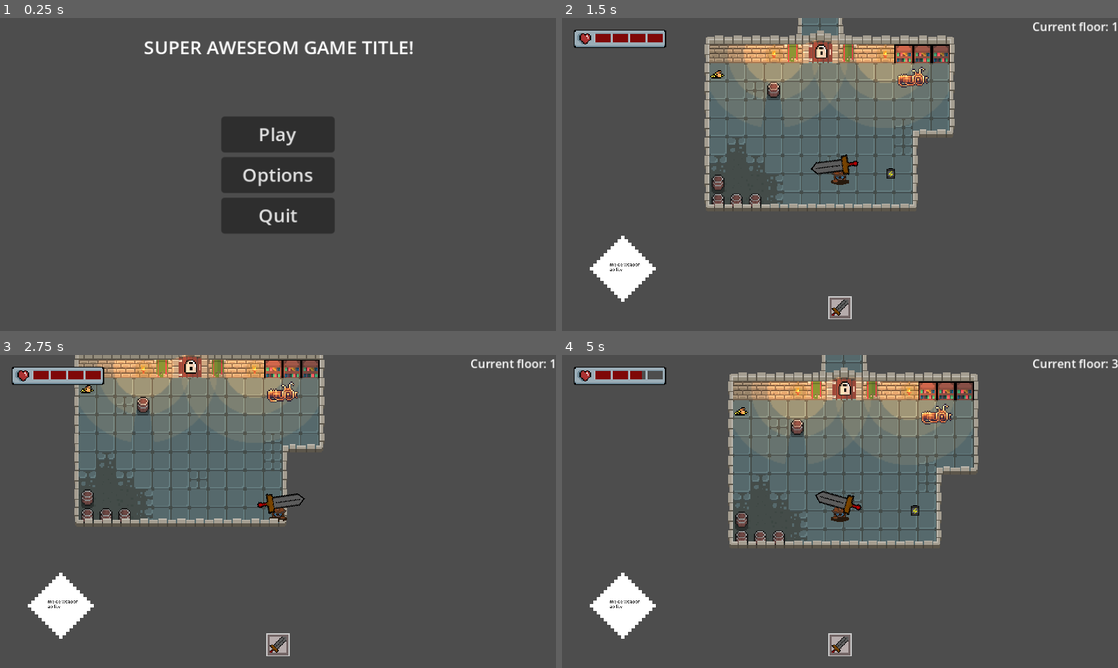
Above: before the commit, frames 1-4 (two rows, left to right).
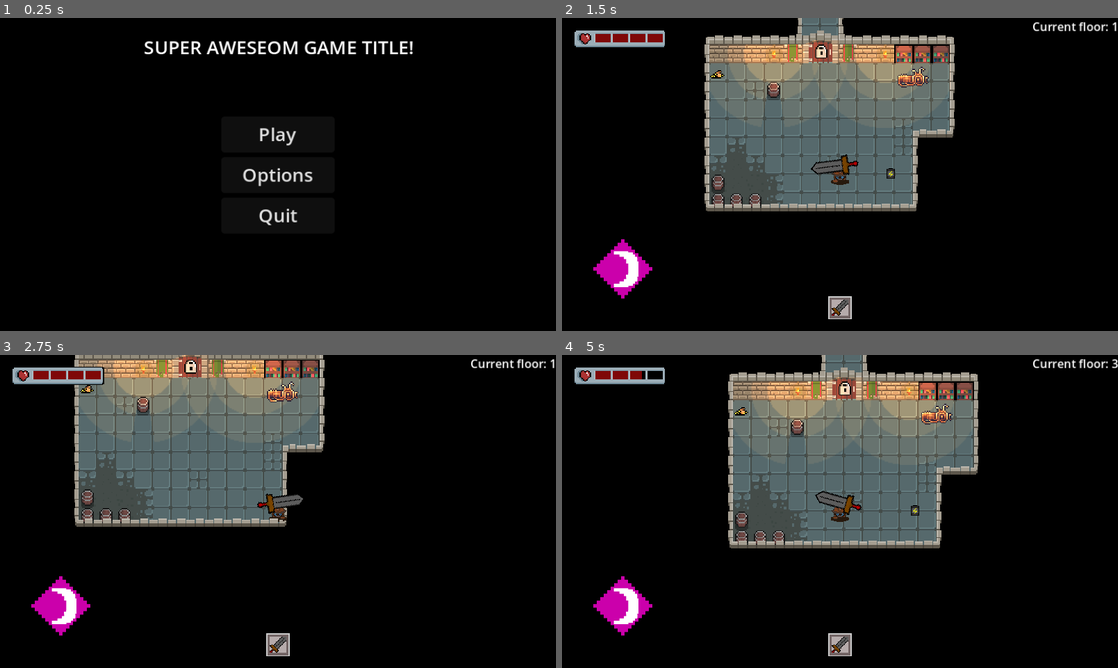
Above: after the commit, the same moments.

Repository: TahyatA/CSCourseworkI3
Game: Godot game, scene res://GUI/main_menu.tscn
Two runs of this game, one before a commit and one after it. Both use one fixed random seed, a clock stepped at 60 frames per second and the inputs below.
Inputs (mouse positions are in pixels of both pictures, inside the frame that each line leads up to):
- Up to frame 1 (0.25 s): no input
- Up to frame 2 (1.5 s): click "Play" at 0.5 s; tap Enter at 1.25 s; move the mouse to (962, 158) at 1.27 s; hold Right (ui_right) from 1.28 s (still down)
- Up to frame 3 (2.75 s): move the mouse to (166, 527) at 2.02 s; release Right (ui_right) at 2.03 s; hold Down (ui_down) from 2.03 s (still down)
- Up to frame 4 (5 s): tap R (reset) at 2.75, 4.9 s; move the mouse to (895, 442) at 2.77 s; release Down (ui_down) at 2.78 s; hold Right (ui_right) 2.78-3.53 s; move the mouse to (812, 574) at 3.52 s; hold Up (ui_up) 3.53-4.28 s; move the mouse to (1006, 558) at 4.27 s; hold Left (ui_left) from 4.28 s (still down)

The runs differ from the first frame. In frame 1, 99% of the frame differs, in the area x 0-100%, y 0-100%; in frame 2, 74%; in frame 3, 76%; in frame 4, 74%.

Commit message:
coursework working release 1.0
everything works now, icons fixed and rooms generated. this is the working release

Diff:
--- a/cscourseworki3/Characters/Player/PlayerFSM.gd
+++ b/cscourseworki3/Characters/Player/PlayerFSM.gd
@@ -42,7 +42,7 @@
 			play_sound("res://SFX/hurt2.mp3")
 			parent.cancel_attack()
 		states.dead:
-
 			play_sound("res://SFX/deathsfx.mp3")
 			animation_player.play("dead")
+			SceneTransistor.start_transition_to("res://GUI/defeat.tscn")
 			parent.cancel_attack()
--- /dev/null
+++ b/cscourseworki3/GUI/defeat.tscn
@@ -0,0 +1,37 @@
+[gd_scene load_steps=2 format=3 uid="uid://bhsdw1ufhf8r4"]
+
+[ext_resource type="Script" path="res://GUI/endgamescreen.gd" id="1_vrcfc"]
+
+[node name="VictoryScreen" type="Control"]
+layout_mode = 3
+anchors_preset = 15
+anchor_right = 1.0
+anchor_bottom = 1.0
+grow_horizontal = 2
+grow_vertical = 2
+script = ExtResource("1_vrcfc")
+
+[node name="VBoxContainer" type="VBoxContainer" parent="."]
+layout_mode = 1
+anchors_preset = 8
+anchor_left = 0.5
+anchor_top = 0.5
+anchor_right = 0.5
+anchor_bottom = 0.5
+offset_left = -20.0
+offset_top = -20.0
+offset_right = 20.0
+offset_bottom = 20.0
+grow_horizontal = 2
+grow_vertical = 2
+
+[node name="DefeatLabel" type="Label" parent="VBoxContainer"]
+layout_mode = 2
+size_flags_horizontal = 4
+text = "You died!"
+
+[node name="BackToMenu" type="Button" parent="VBoxContainer"]
+layout_mode = 2
+text = "Back to menu"
+
+[connection signal="pressed" from="VBoxContainer/BackToMenu" to="." method="_on_back_to_menu_pressed"]
--- a/cscourseworki3/GUI/victory.tscn
+++ b/cscourseworki3/GUI/victory.tscn
@@ -1,6 +1,6 @@
 [gd_scene load_steps=2 format=3 uid="uid://b5exda1hdprdd"]
 
-[ext_resource type="Script" path="res://GUI/victory.gd" id="1_nstl0"]
+[ext_resource type="Script" path="res://GUI/endgamescreen.gd" id="1_nstl0"]
 
 [node name="VictoryScreen" type="Control"]
 layout_mode = 3
--- a/cscourseworki3/Rooms/Room2.tscn
+++ b/cscourseworki3/Rooms/Room2.tscn
@@ -12,7 +12,7 @@
 layer_0/tile_data = PackedInt32Array(196612, 196648, 1, 262148, 196648, 1, 327684, 196648, 1, 393220, 196648, 1, 458756 …(2139 unchanged characters)…
 
 [node name="TileMap2" parent="." index="1"]
-layer_0/tile_data = PackedInt32Array(720900, 131112, 7, 720901, 131112, 7, 720902, 131112, 7, 720905, 131112, 7, 720906, 131112, 7, 720907, 131112, 7, 7, 458792, 6, 8, 524328, 6)
+layer_0/tile_data = PackedInt32Array(720900, 131112, 7, 720901, 131112, 7, 720902, 131112, 7, 720905, 131112, 7, 720906, 131112, 7, 720907, 131112, 7)
 
 [node name="FurnitureTileMap" parent="." index="2"]
 layer_0/tile_data = PackedInt32Array(655365, 65576, 0, 655370, 65576, 0, 196613, 65576, 0, 196618, 65576, 0, 393226, 65576, 0, 393221, 65576, 0)
--- a/cscourseworki3/Rooms/Room3.tscn
+++ b/cscourseworki3/Rooms/Room3.tscn
@@ -13,7 +13,7 @@
 layer_0/tile_data = PackedInt32Array(0, 7, 0, 1, 1, 0, 2, 1, 0, 3, 1, 0, 4, 1, 0, 5, 1, 0, 6, 1, 0, 7, 1, 0, 8, 1, 0, 9 …(3343 unchanged characters)…
 
 [node name="TileMap2" parent="." index="1"]
-layer_0/tile_data = PackedInt32Array(720898, 10, 0, 720899, 10, 0, 720900, 10, 0, 720901, 9, 0, 720904, 11, 0, 720905, 10, 0, 720906, 10, 0, 720907, 10, 0, 720908, 10, 0, 720909, 10, 0, 720910, 10, 0, 720911, 10, 0, 720912, 10, 0, 720913, 10, 0, 13, 37, 0, 14, 38, 0, 720897, 327720, 6)
+layer_0/tile_data = PackedInt32Array(720898, 10, 0, 720899, 10, 0, 720900, 10, 0, 720901, 9, 0, 720904, 11, 0, 720905, 10, 0, 720906, 10, 0, 720907, 10, 0, 720908, 10, 0, 720909, 10, 0, 720910, 10, 0, 720911, 10, 0, 720912, 10, 0, 720913, 10, 0, 720897, 327720, 6)
 
 [node name="Marker2D" type="Marker2D" parent="Entrance" index="0"]
 position = Vector2(104, 184)
--- a/cscourseworki3/Rooms/Room4.tscn
+++ b/cscourseworki3/Rooms/Room4.tscn
@@ -12,7 +12,7 @@
 layer_0/tile_data = PackedInt32Array(0, 7, 0, 1, 13, 0, 2, 17, 0, 3, 14, 0, 4, 12, 0, 5, 1, 0, 6, 1, 0, 7, 1, 0, 8, 1,  …(2902 unchanged characters)…
 
 [node name="TileMap2" parent="." index="1"]
-layer_0/tile_data = PackedInt32Array(262145, 9, 0, 327685, 7 …(496 unchanged characters)… 7512, 10, 0, 917513, 9, 0, 917516, 11, 0, 3, 38, 0, 2, 37, 0)
+layer_0/tile_data = PackedInt32Array(262145, 9, 0, 327685, 7 …(496 unchanged characters)… 7512, 10, 0, 917513, 9, 0, 917516, 11, 0)
 
 [node name="FurnitureTileMap" parent="." index="2"]
 layer_0/tile_data = PackedInt32Array(65548, 30, 0, 131087, 31, 0)
--- a/cscourseworki3/Rooms/Room5.tscn
+++ b/cscourseworki3/Rooms/Room5.tscn
@@ -12,7 +12,7 @@
 layer_0/tile_data = PackedInt32Array(0, 7, 0, 1, 13, 0, 2, 17, 0, 3, 14, 0, 4, 12, 0, 5, 1, 0, 6, 1, 0, 7, 1, 0, 8, 1,  …(3829 unchanged characters)…
 
 [node name="TileMap2" parent="." index="1"]
-layer_0/tile_data = PackedInt32Array(3, 38, 0, 2, 37, 0, 720898, 131112, 6, 720899, 327720, 6, 85 …(411 unchanged characters)…
+layer_0/tile_data = PackedInt32Array(720898, 131112, 6, 720899, 327720, 6, 85 …(411 unchanged characters)…
 
 [node name="FurnitureTileMap" parent="." index="2"]
 layer_0/tile_data = PackedInt32Array(65548, 30, 0, 524298, 65576, 0, 262152, 65576, 0, 524291, 65576, 0)
--- a/cscourseworki3/Weapons/PlayerProjectile.tscn
+++ b/cscourseworki3/Weapons/PlayerProjectile.tscn
@@ -8,5 +8,5 @@
 [node name="Arrow" instance=ExtResource("1_klilp")]
 collision_mask = 2
 
-[node name="CollisionShape2D" parent="." index="1"]
+[node name="CollisionShape2D" parent="." index="0"]
 shape = SubResource("CircleShape2D_21xci")
--- a/cscourseworki3/project.godot
+++ b/cscourseworki3/project.godot
@@ -13,6 +13,7 @@
 config/name="super cool coursework"
 run/main_scene="res://GUI/main_menu.tscn"
 config/features=PackedStringArray("4.3")
+boot_splash/bg_color=Color(0, 0, 0, 1)
 config/icon="res://icon.png"
 
 [autoload]
@@ -125,4 +126,5 @@
 
 [rendering]
 
+environment/defaults/default_clear_color=Color(0, 0, 0, 1)
 environment/defaults/default_environment="res://default_env.tres"
Binary file added: cscourseworki3/Art/AbilityIcons/iconframe.png
Not shown, added: cscourseworki3/Art/AbilityIcons/iconframe.png.import
Binary file changed: cscourseworki3/Art/AbilityIcons/melee_weapon_ability.png
Binary file changed: cscourseworki3/Art/AbilityIcons/ranged_weapon_ability.png
Renamed: cscourseworki3/GUI/victory.gd -> cscourseworki3/GUI/endgamescreen.gd
Not shown, added: export/1-0-0/version1-0-0.console.exe
Not shown, added: export/1-0-0/version1-0-0.exe
Not shown, added: export/1-0-0/version1-0-0.pck
Not shown, added: export/1-0-1/version1-0-1.console.exe
Not shown, added: export/1-0-1/version1-0-1.exe
Not shown, added: export/1-0-1/version1-0-1.pck
Not shown, removed: export/version1-0-0.console.exe
(and 2 more such lines)
